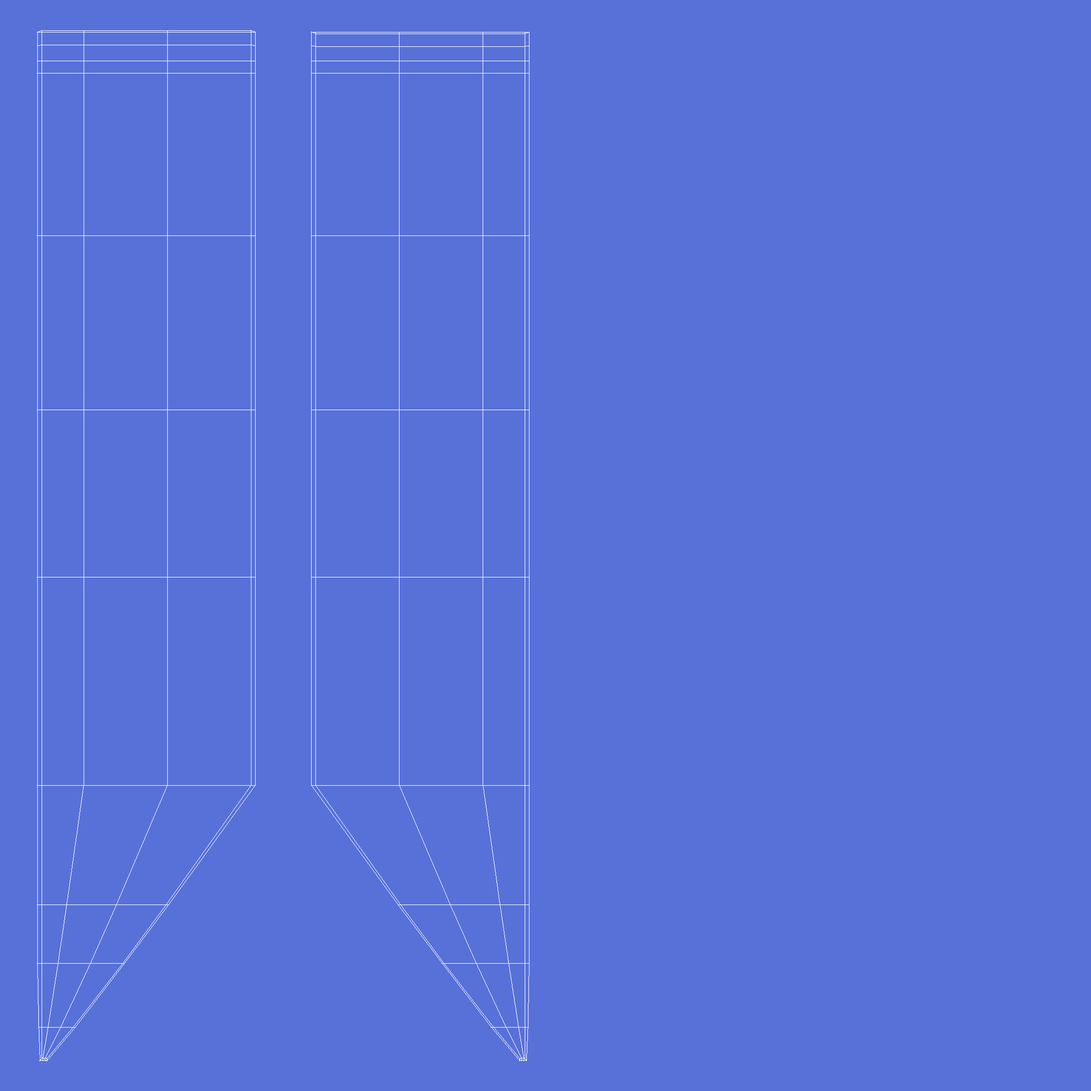
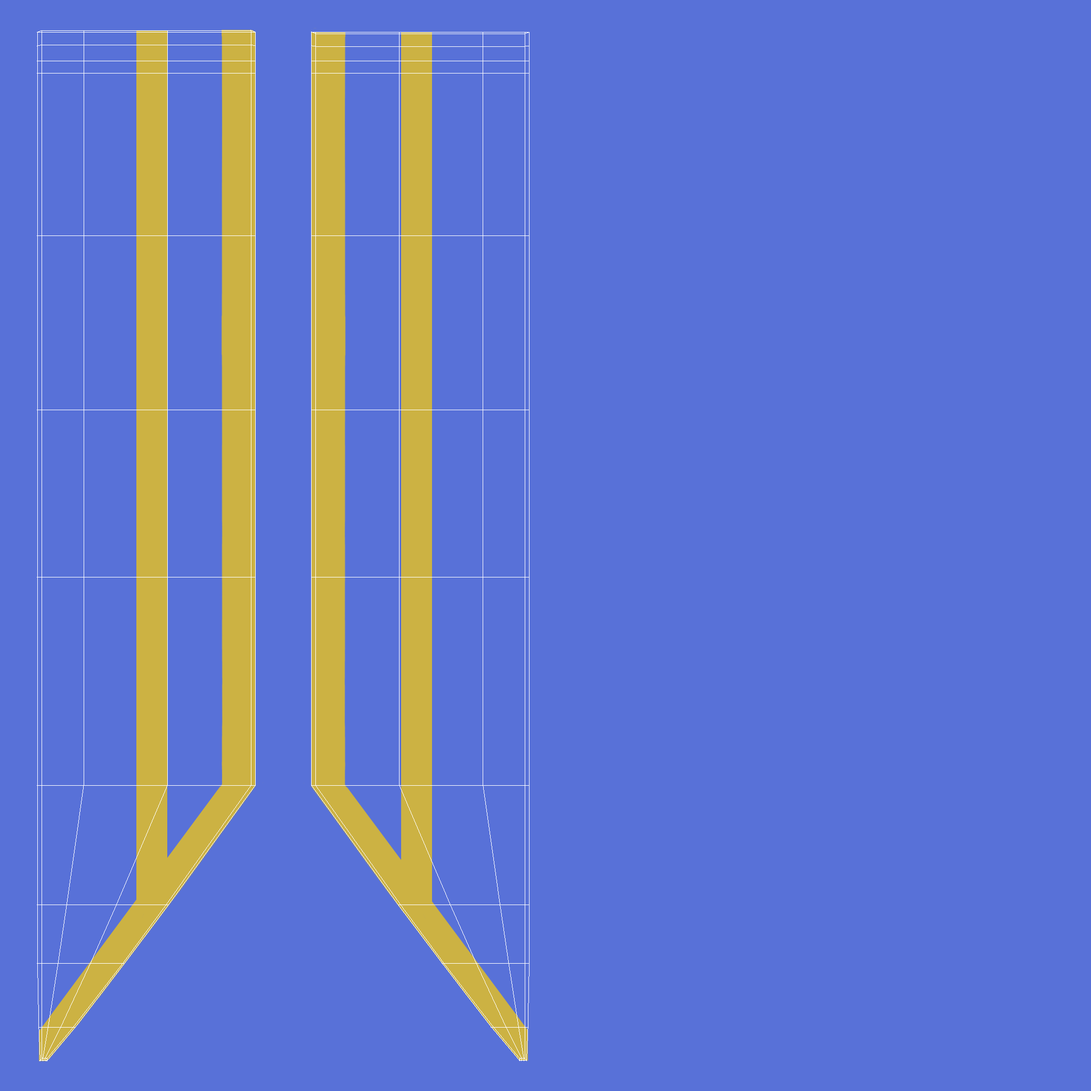
Before/after of a (1091, 1091) layered artwork. What changed in the layer stack:
added group "Diffuse" with 2 layers above "Base Parts" over (x1=38, y1=27, x2=529, y2=1063)
added layer "Inside Trim" in group "Base Parts" over (x1=136, y1=29, x2=433, y2=906)
added layer "Outside Trim copy" in group "Base Parts" over (x1=38, y1=27, x2=529, y2=1063)
